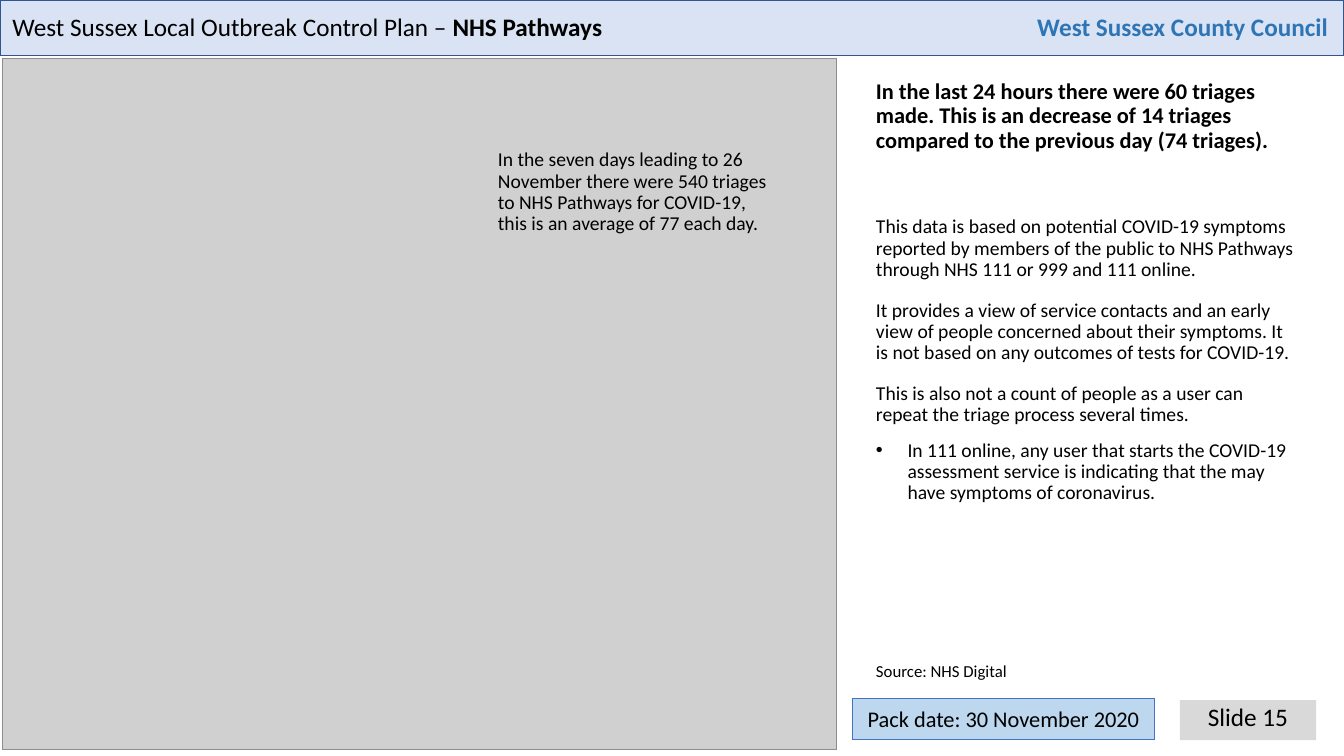
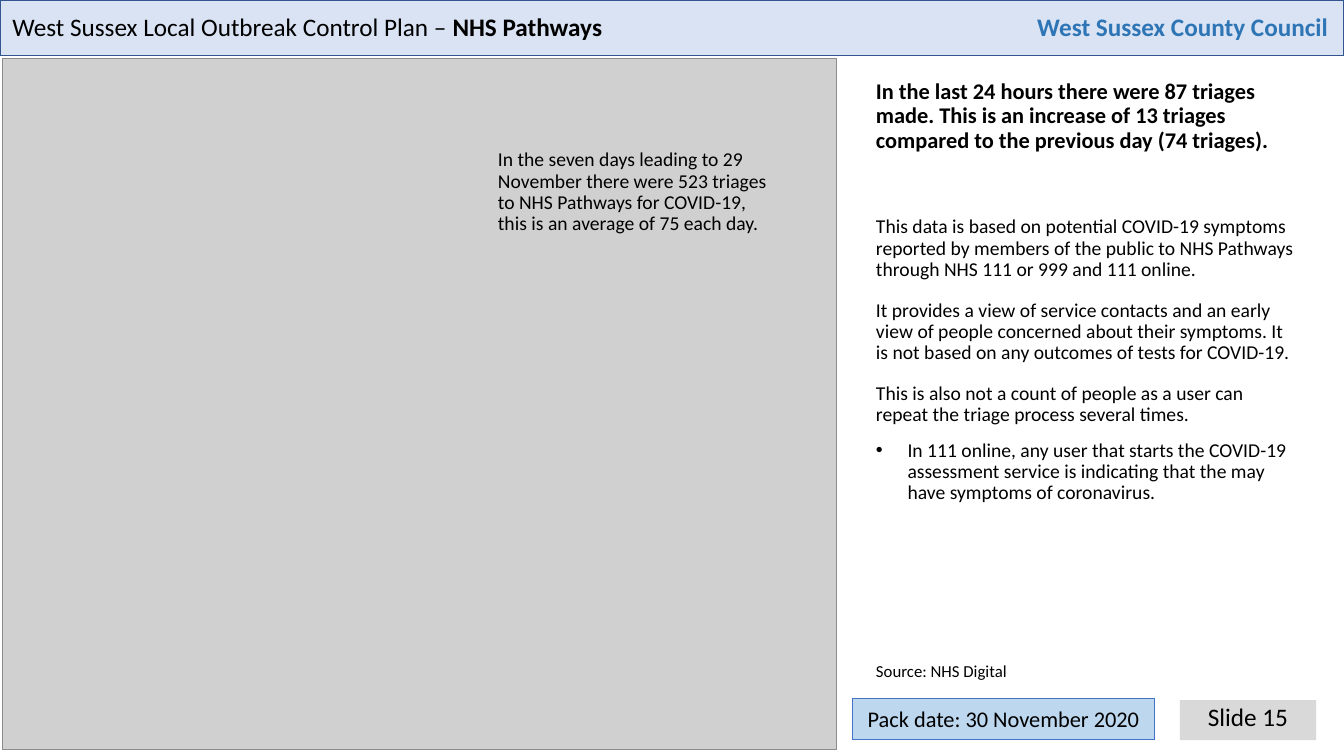
Before and after one commit to psychty/wsx_covid_datapack_public, a slide deck: slide 15 of Latest_West_Sussex_C19_slide_deck.pptx. Drawn at 1344x756 pixels with LibreOffice and Linux fonts; fonts in the diff are those of the drawing; grey boxes stand for pictures. Boxes give left, top, right and bottom in pixels: in the first picture for what was removed or moved away, otherwise in the second. Text is boxed around its words. In the diff, an @@ line names an element or a change of style, - is before the commit and + after.

```diff
--- a/Latest_West_Sussex_C19_slide_deck.pptx
+++ b/Latest_West_Sussex_C19_slide_deck.pptx
@@ text at (876, 83, 1268, 152): text changed @@
-In the last 24 hours there were 60 triages made. This is an decrease of 14 triages compared to the previous day (74 triages).
+In the last 24 hours there were 87 triages made. This is an increase of 13 triages compared to the previous day (74 triages).
@@ text at (498, 152, 766, 234): text changed @@
-In the seven days leading to 26 November there were 540 triages to NHS Pathways for COVID-19, this is an average of 77 each day.
+In the seven days leading to 29 November there were 523 triages to NHS Pathways for COVID-19, this is an average of 75 each day.
```
Also in this commit, not shown: 4 other slides changed, 49 other files.
